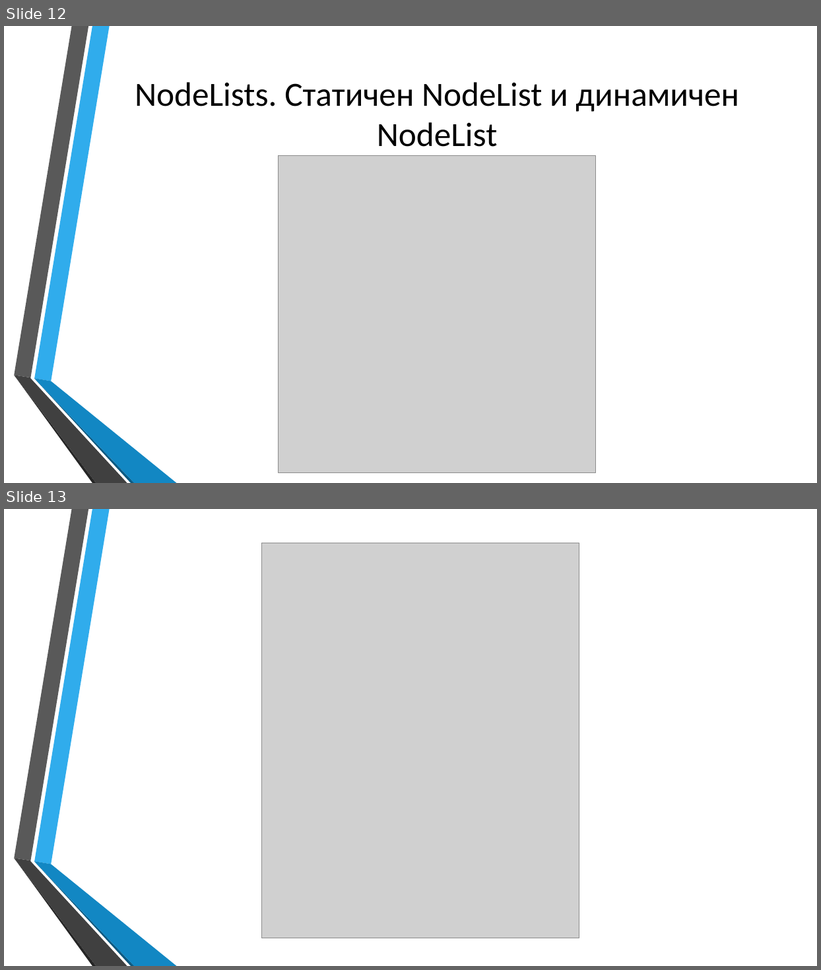
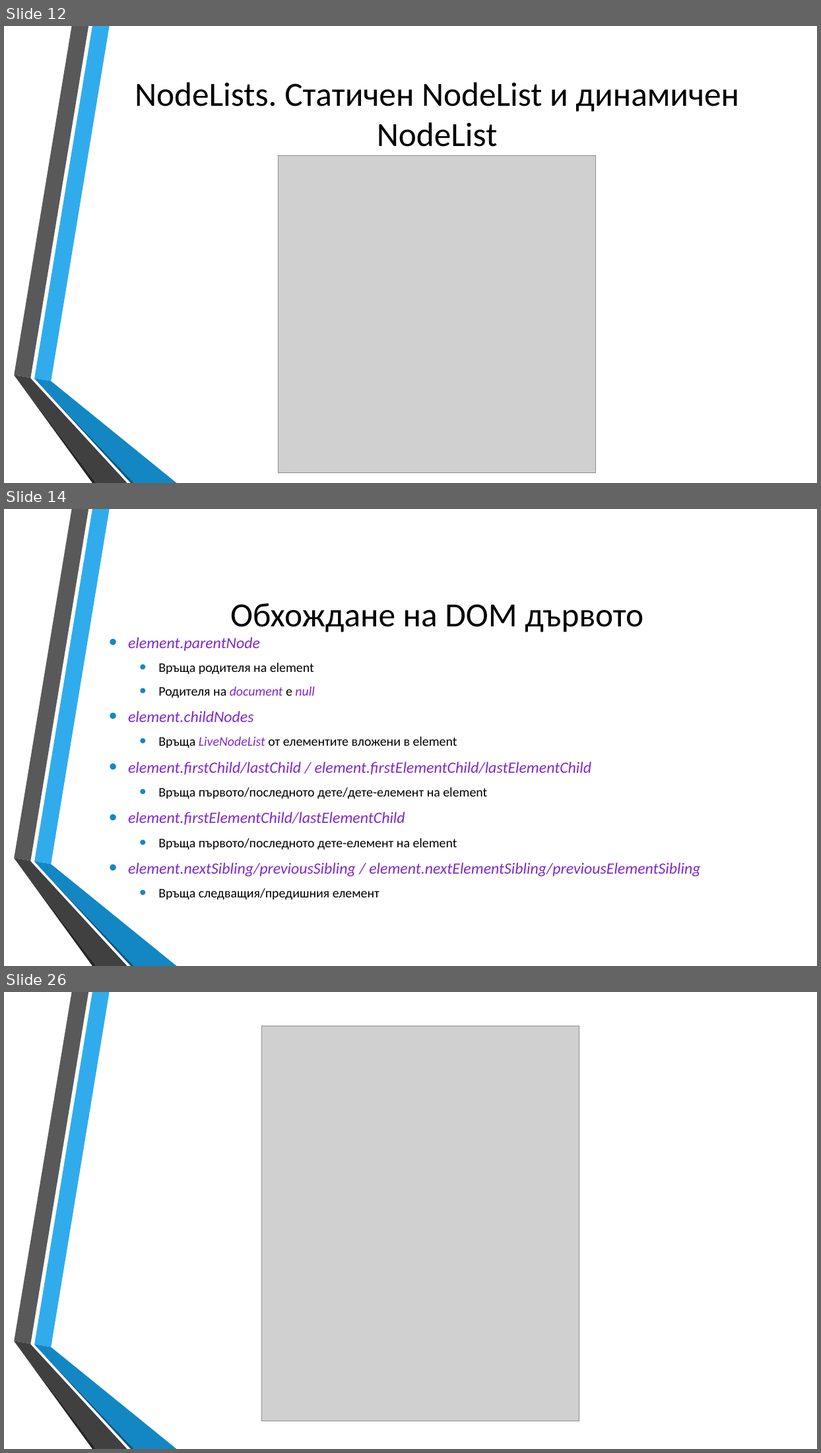
Before and after one commit to dnmitev/IT-Academy, a slide deck: JS Fundamentals/9.DOM&CSS/DOM&CSS.pptx. Shown one above the other, each under a label of ours: slides 12 and 13 before the commit, slides 12, 14 and 26 after it; the slides between them are not shown. The pictures are 821x970 and 821x1453 pixels, drawn with LibreOffice and Linux fonts; fonts in the diff are those of the drawing; grey boxes stand for pictures; background and template pictures are left out. Boxes give left, top, right and bottom in pixels: in the first picture for what was removed or moved away, otherwise in the second. Text is boxed around its words. In the diff, an @@ line names an element or a change of style, - is before the commit and + after.

```diff
--- a/JS Fundamentals/9.DOM&CSS/DOM&CSS.pptx
+++ b/JS Fundamentals/9.DOM&CSS/DOM&CSS.pptx
@@ slide 14 added at (x1=4, y1=509, x2=817, y2=966), background picture (left out); not listed: 6 template elements that a slide beside it also shows @@
@@ title added at (x1=230, y1=603, x2=644, y2=632), 40 pt, text #000000 @@
+Обхождане на DOM дървото
@@ text added at (x1=128, y1=637, x2=700, y2=900), 18.6 pt, text #7E28CD, italic @@
+• element.parentNode
+  • Връща родителя на element
+  • Родителя на document e null
+• element.childNodes
+  • Връща LiveNodeList от елементите вложени в element
+• element.firstChild/lastChild / element.firstElementChild/lastElementChild
+  • Връща първото/последното дете/дете-елемент на element
+• element.firstElementChild/lastElementChild
+  • Връща първото/последното дете-елемент на element
+• element.nextSibling/previousSibling / element.nextElementSibling/previousElementSibling
+  • Връща следващия/предишния елемент
@@ what was slide 13 is now slide 26 @@
```
Also in this commit, not shown: 1 slide changed, 12 other slides added, 9 other files.
